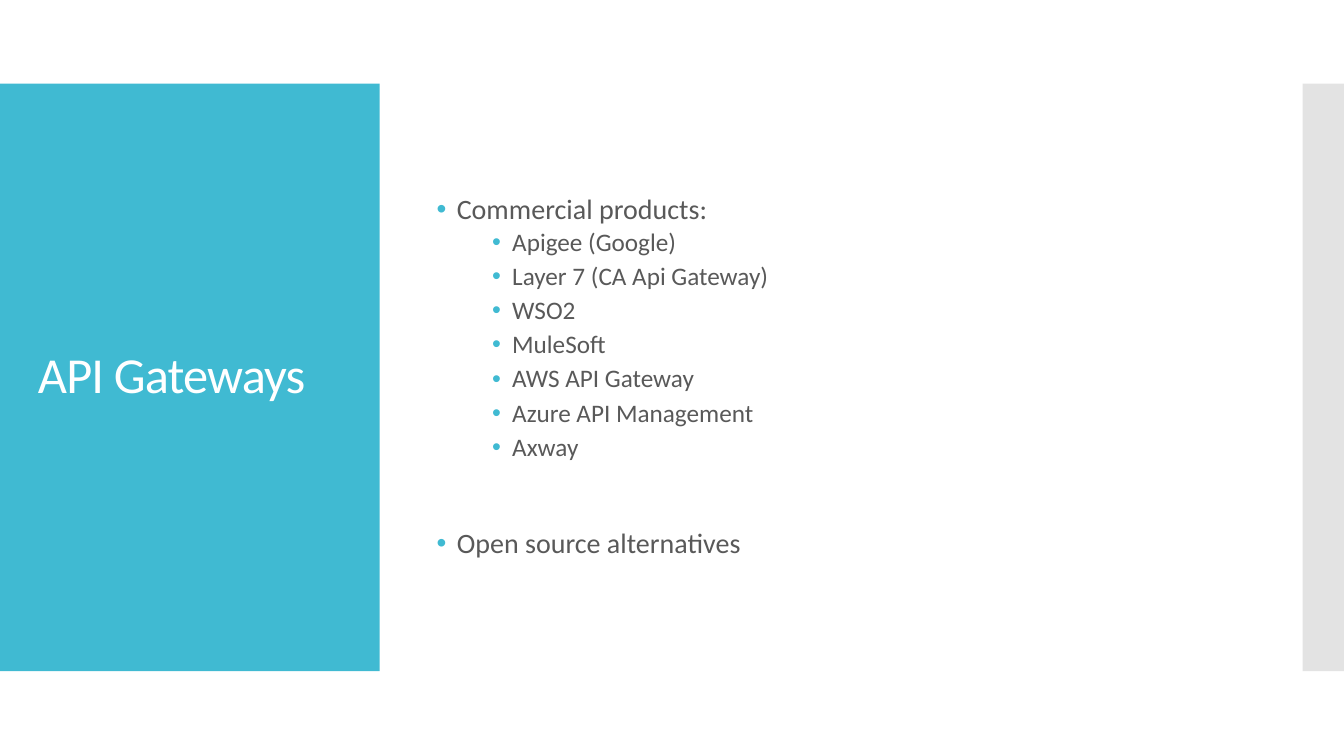
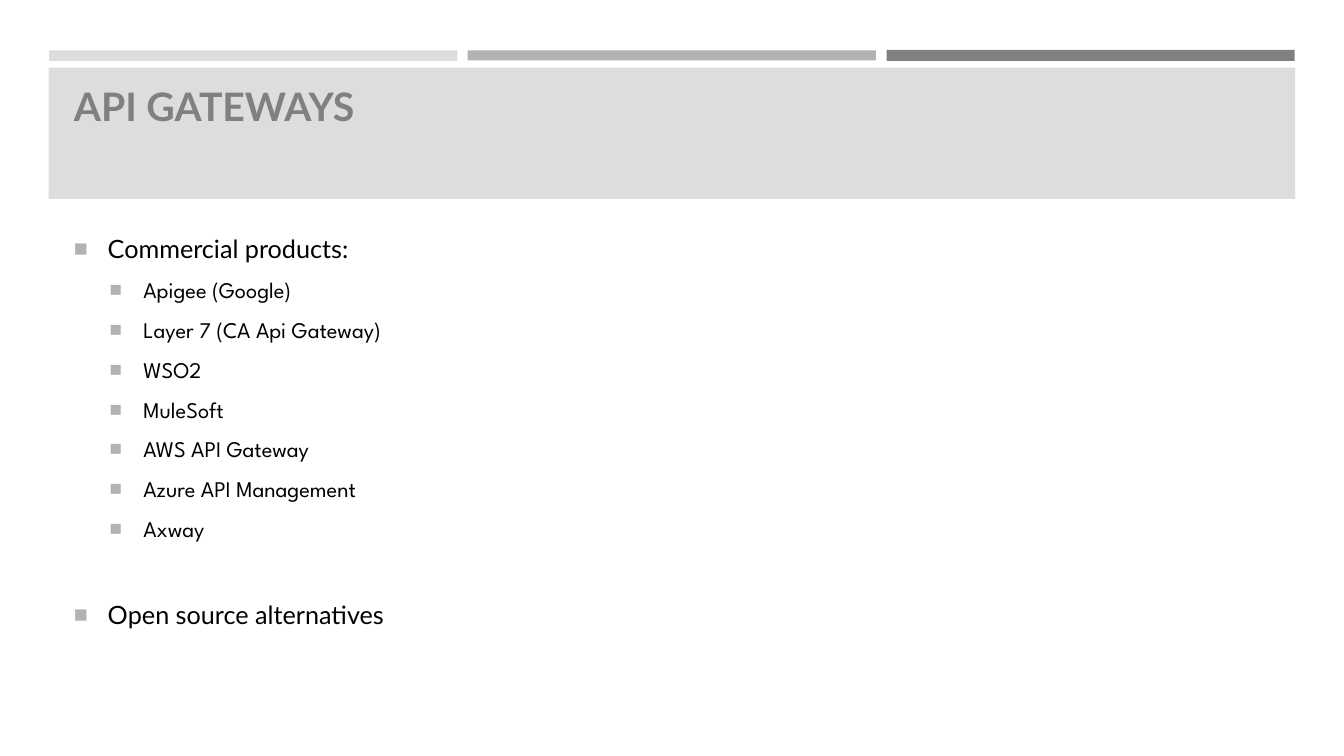
Before and after one commit to childotg/Events.2019, a slide deck: slide 7 of 190427 - Global Azure Bootcamp @Torino/API Gateway made easy with Ocelot and Containers.pptx (slide 4 before the commit). Drawn at 1344x756 pixels with LibreOffice and Linux fonts; fonts in the diff are those of the drawing; background and template pictures are left out. Boxes give left, top, right and bottom in pixels: in the first picture for what was removed or moved away, otherwise in the second. Text is boxed around its words. In the diff, an @@ line names an element or a change of style, - is before the commit and + after.

```diff
--- a/190427 - Global Azure Bootcamp @Torino/API Gateway made easy with Ocelot and Containers.pptx
+++ b/190427 - Global Azure Bootcamp @Torino/API Gateway made easy with Ocelot and Containers.pptx
@@ rectangle added at (x1=49, y1=50, x2=458, y2=60), fill #DDDDDD @@
@@ rectangle added at (x1=468, y1=50, x2=876, y2=60), fill #B2B2B2 @@
@@ rectangle added at (x1=886, y1=50, x2=1295, y2=62), fill #808080 @@
@@ rectangle removed at (x1=0, y1=84, x2=380, y2=671) @@
@@ rectangle added at (x1=48, y1=68, x2=1296, y2=199), fill #DDDDDD @@
@@ title "API GATEWAYS" at (x1=74, y1=92, x2=354, y2=121): vertical alignment middle to top @@
@@ rectangle removed at (x1=1303, y1=84, x2=1344, y2=671) @@
@@ title at (x1=74, y1=92, x2=354, y2=121): text changed; size 36 to 28 pt; font Calibri to Lato; text colour #FFFFFF to #808080; bold on @@
-API Gateways
+API GATEWAYS
@@ text "Commercial products:" moved from (x1=457, y1=199, x2=768, y2=558) to (x1=108, y1=239, x2=384, y2=628) @@
@@ text "Commercial products:" at (x1=108, y1=239, x2=384, y2=628): size 20 to 18 pt, font Calibri to Lato in "Commercial products:", "Open source alternatives"; text colour #595959 to #000000; size 18 to 16 pt, font Calibri to League Spartan in "Apigee (Google)", "Layer 7 (CA Api Gateway)", "WSO2", "MuleSoft" and 3 more places; bullet • to ■; line spacing 0.9 to 1; less space between paragraphs; bullet colour #40BAD2 to #B2B2B2; more space between paragraphs; vertical alignment middle to top @@
```
Also in this commit, not shown: 19 other slides changed, 3 slides added, 1 other file.
